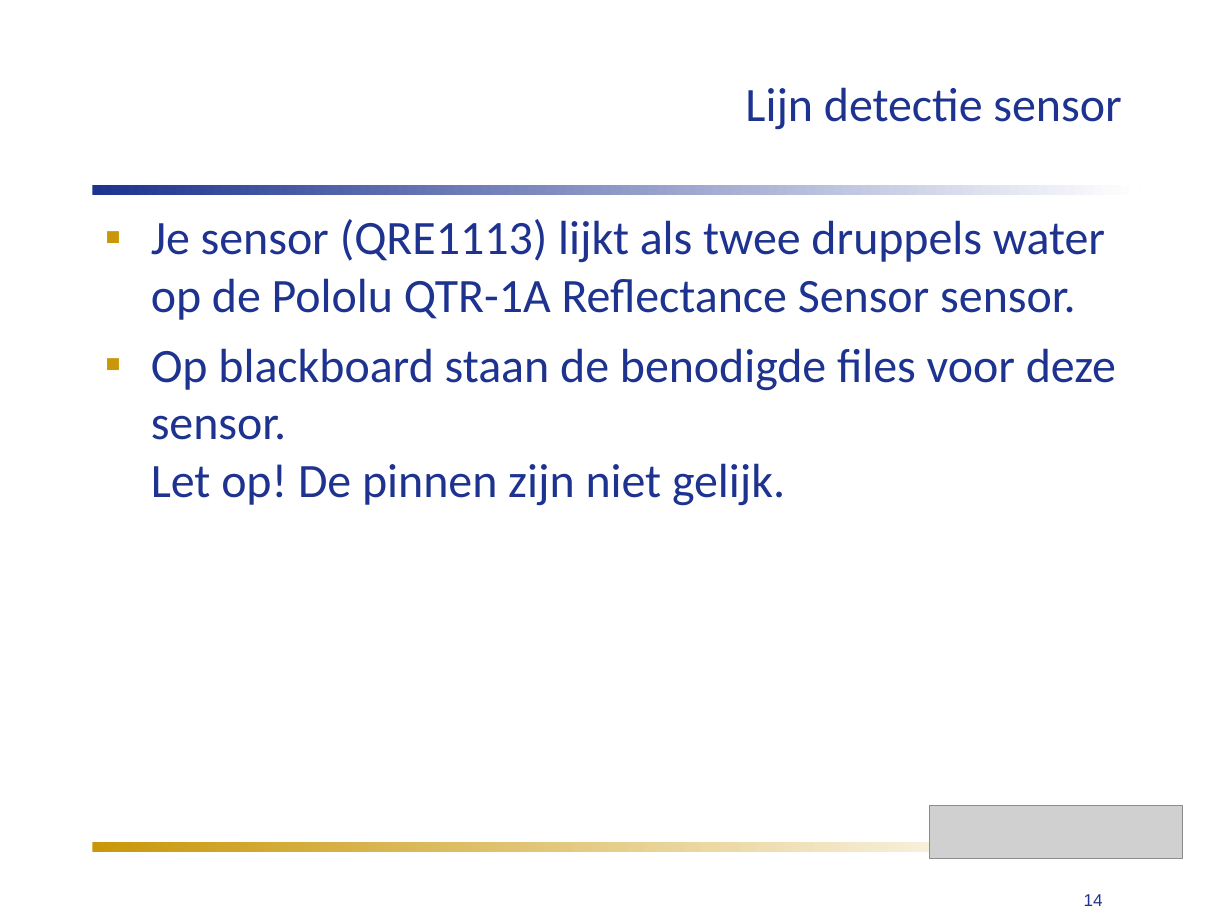
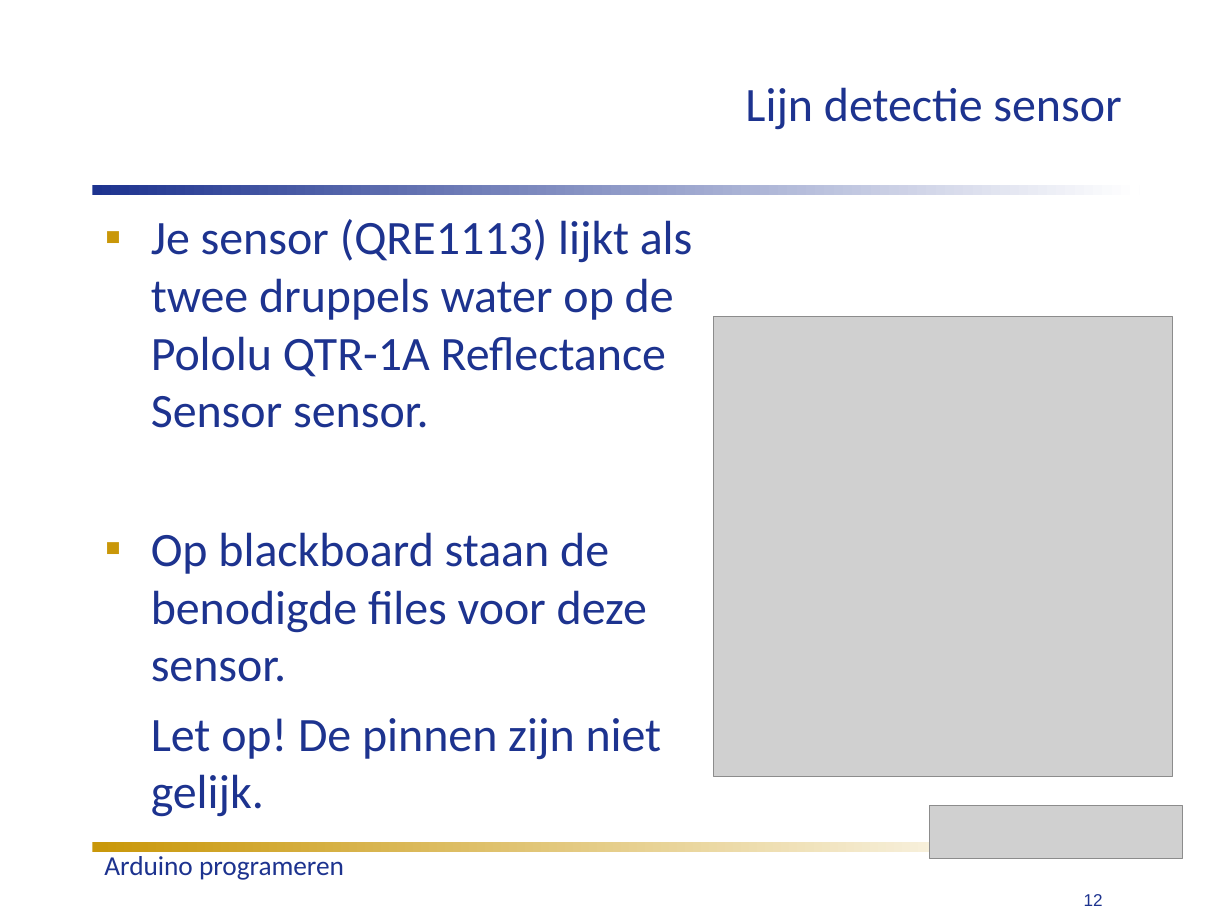
Before and after one commit to humiq/Greendevelopment, a slide deck: slide 12 of trunk/documents/Colleges/ISIROB College 4.ppt (slide 14 before the commit). Drawn at 1232x924 pixels with LibreOffice and Linux fonts; fonts in the diff are those of the drawing; grey boxes stand for pictures. Boxes give left, top, right and bottom in pixels: in the first picture for what was removed or moved away, otherwise in the second. Text is boxed around its words. In the diff, an @@ line names an element or a change of style, - is before the commit and + after.

```diff
--- a/trunk/documents/Colleges/ISIROB College 4.ppt
+++ b/trunk/documents/Colleges/ISIROB College 4.ppt
@@ picture added at (713, 317, 1173, 777) @@
@@ text at (151, 532, 662, 817): text changed @@
-▪ Op blackboard staan de benodigde files voor deze sensor.
-  Let op! De pinnen zijn niet gelijk.
+▪ Op blackboard staan de benodigde files voor deze sensor.
+Let op! De pinnen zijn niet gelijk.
@@ text added at (104, 856, 344, 880), 16 pt, text #1D338F @@
+Arduino programeren
@@ page number at (1084, 894, 1103, 906): text changed @@
-14
+12
```
Also in this commit, not shown: 16 other slides changed, 1 slide added, 3 slides removed, 1 other file.
